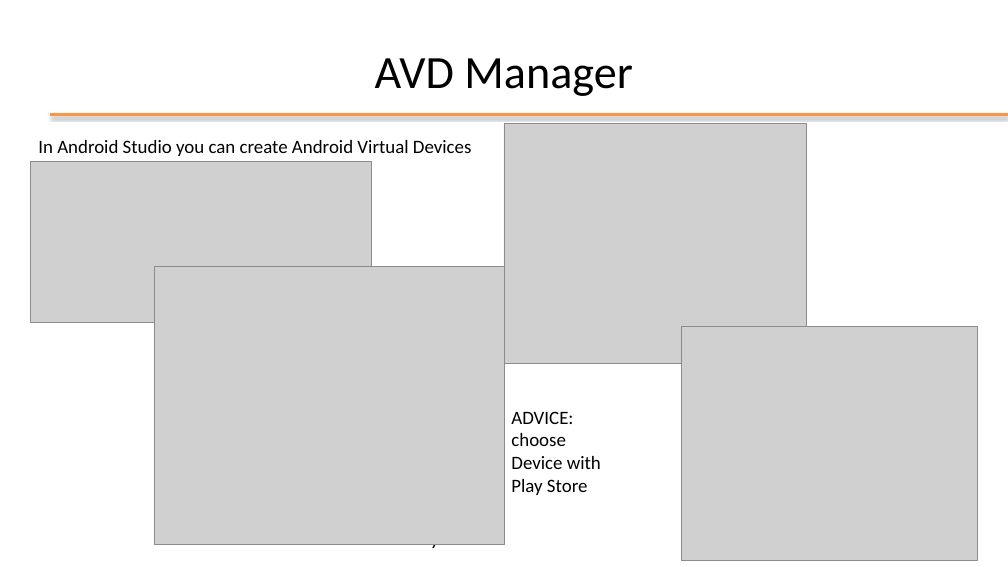
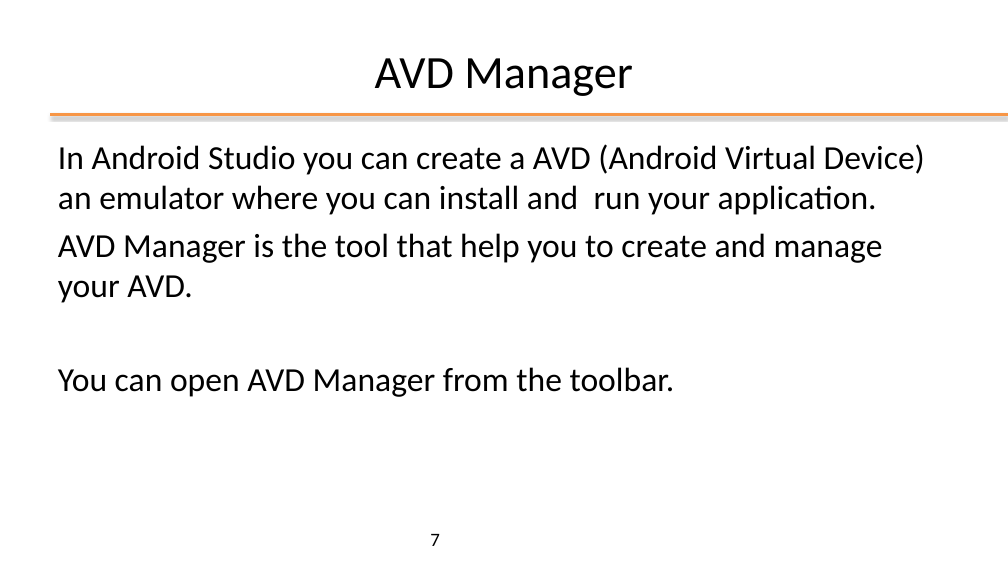
Before and after one commit to kevinmala00/ATTIVITA-PROGETTUALE, a slide deck: slide 7 of slides/02 - Android Studio.pptx. Drawn at 1008x567 pixels with LibreOffice and Linux fonts; fonts in the diff are those of the drawing; grey boxes stand for pictures; background and template pictures are left out. Boxes give left, top, right and bottom in pixels: in the first picture for what was removed or moved away, otherwise in the second. Text is boxed around its words. In the diff, an @@ line names an element or a change of style, - is before the commit and + after.

Commit message:
module 2 -> COMPLETED (add What is Gradle, reformat AVD manager)

```diff
--- a/slides/02 - Android Studio.pptx
+++ b/slides/02 - Android Studio.pptx
@@ text at [58, 144, 925, 397]: text changed; size 18 to 32 pt @@
-In Android Studio you can create Android Virtual Devices
+In Android Studio you can create a AVD (Android Virtual Device) an emulator where you can install and run your application.
+AVD Manager is the tool that help you to create and manage your AVD.
+You can open AVD Manager from the toolbar.
@@ picture removed at [504, 124, 807, 364] @@
@@ picture removed at [31, 162, 372, 323] @@
@@ picture removed at [154, 267, 504, 544] @@
@@ picture removed at [681, 327, 977, 560] @@
@@ text removed at [511, 411, 601, 495] @@
-ADVICE: choose Device with Play Store
@@ page number at [430, 534, 440, 546]: line spacing 1 to 0.9; more space between paragraphs @@
```
Also in this commit, not shown: 5 slides added.
